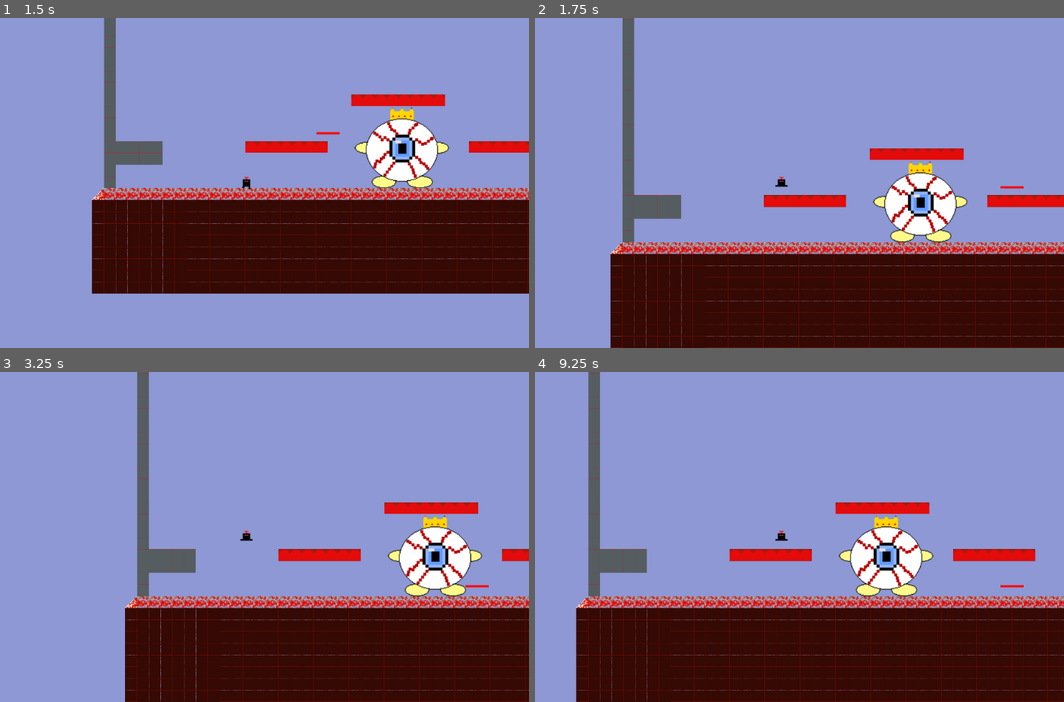
Above: before the commit, frames 1-4 (two rows, left to right).
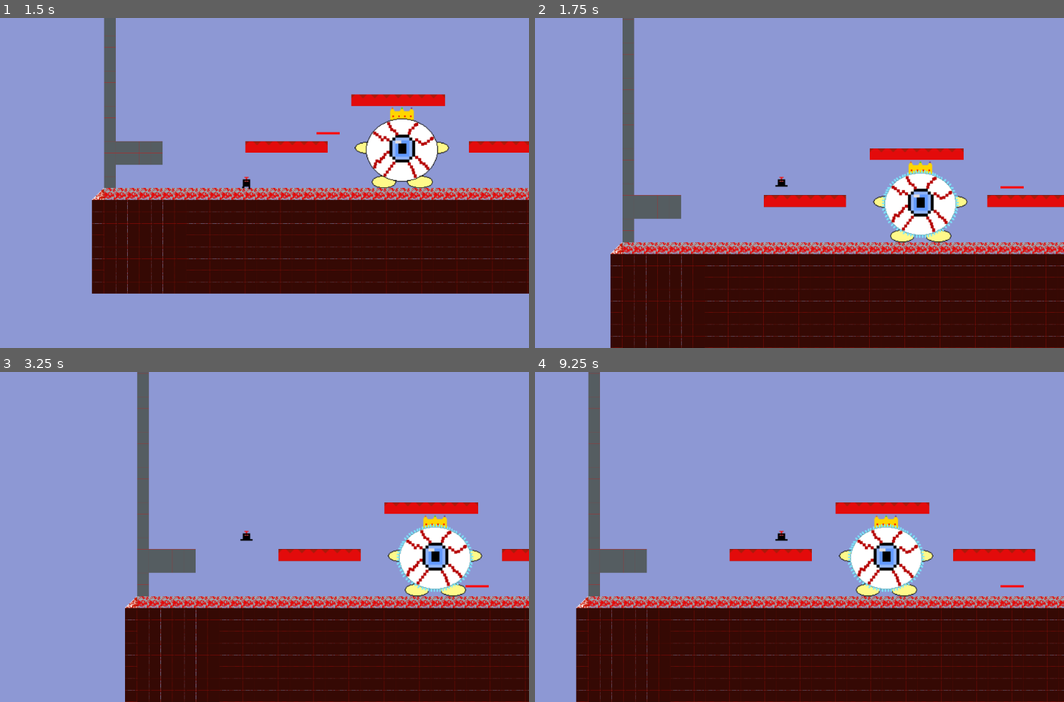
Above: after the commit, the same moments.

Repository: tompasini/Born4Lazers
Game: Godot game, scene res://Worlds/Red World/RedLevel10.tscn
Same seed, same stepped clock (60 frames per second), same inputs: the game is played once before the commit and once after it. This scene is started directly instead of the project's main scene.
Inputs (mouse positions are in pixels of both pictures, inside the frame that each line leads up to):
- Up to frame 1 (1.5 s): tap Enter at 0.5 s; move the mouse to (370, 166) at 0.52 s; hold Shift (run) 0.53-1.28 s; hold D (right) from 0.53 s (still down); tap Space (jump) at 0.77, 1.07 s; move the mouse to (132, 199) at 1.27 s; click (132, 199) at 1.35 s
- Up to frame 2 (1.75 s): keep holding D (right); tap Space (jump) at 1.52 s
- Up to frame 3 (3.25 s): tap Space (jump) at 1.82, 3.02 s; move the mouse to (301, 464) at 2.02 s; release D (right) at 2.03 s; hold A (left) 2.03-2.78 s; hold Shift (run) 2.03-2.78 s; move the mouse to (216, 603) at 2.77 s; hold D (right) from 2.78 s (still down); click (216, 603) at 2.85 s
- Up to frame 4 (9.25 s): tap Space (jump) at 3.32, 3.77, 4.07, 4.52, 4.82, 6.02, 6.32, 6.77, 7.07, 7.52, 7.82, 9.02 s; move the mouse to (952, 586) at 3.52 s; hold Shift (run) 3.53-4.28 s; move the mouse to (614, 487) at 4.27 s; release D (right) at 4.28 s; hold A (left) 4.28-5.03 s; click (614, 487) at 4.35 s; move the mouse to (810, 537) at 5.02 s; hold D (right) 5.03-5.78 s; hold Shift (run) 5.03-5.78 s; move the mouse to (698, 454) at 5.77 s; hold A (left) 5.78-7.28 s; click (698, 454) at 5.85 s; move the mouse to (905, 520) at 6.52 s; hold Shift (run) 6.53-7.28 s; move the mouse to (667, 553) at 7.27 s; hold D (right) from 7.28 s (still down); click (667, 553) at 7.35 s; move the mouse to (836, 464) at 8.02 s; hold Shift (run) 8.03-8.78 s; move the mouse to (751, 603) at 8.77 s; click (751, 603) at 8.85 s

Frame 1 is identical in both runs. In frame 2, 0.3% of the frame differs, in the area x 65-81%, y 45-67%; in frame 3, 0.3%; in frame 4, 0.3%.

Commit message:
flashing hit aura on hit

Diff:
--- a/Bosses/King Eyebes/KingEyebes.tscn
+++ b/Bosses/King Eyebes/KingEyebes.tscn
@@ -2,7 +2,7 @@
 
 [ext_resource path="res://Assets/Bosses/King Eyebes/King Eyebes.png" type="Texture" id=1]
 [ext_resource path="res://Assets/Bosses/King Eyebes/King Eyebes Hit Aura.png" type="Texture" id=2]
-[ext_resource path="res://Bosses/King Eyebes/KingEyebes.gd" type="Script" id=3]
+[ext_resource path="res://Scripts/KingEyebes.gd" type="Script" id=3]
 
 [sub_resource type="SpriteFrames" id=1]
 animations = [ {
@@ -26,7 +26,7 @@
 frames = SubResource( 1 )
 animation = "idle"
 
-[node name="Sprite" type="Sprite" parent="."]
+[node name="HitAura" type="Sprite" parent="."]
 visible = false
 texture = ExtResource( 2 )
 
@@ -38,4 +38,9 @@
 polygon = PoolVector2Array( -17, -29, -28, -23, -37, -15, -44, -5, -48, 5, -48, 16, -45, 28, -39, 37, -32, 44, -19, 51, -9, 53, -5, 54, 7, 54, 17, 52, 28, 46, 38, 38, 45, 27, 48, 17, 48, 6, 47, 0, 40, -11, 31, -21, 16, -28, 7, -30, -6, -30 )
 one_way_collision_margin = 32.0
 
+[node name="HitAuraTimer" type="Timer" parent="."]
+wait_time = 0.5
+one_shot = true
+
 [connection signal="body_entered" from="Body" to="." method="_on_Body_body_entered"]
+[connection signal="timeout" from="HitAuraTimer" to="." method="_on_HitAuraTimer_timeout"]
--- a/Bosses/King Eyebes/KingEyebes.gd
+++ b/Scripts/KingEyebes.gd
@@ -18,7 +18,11 @@
 
 func _on_Body_body_entered(body):
 	if(body.name == 'LZer'):
-		print('we hit here')
 		body.hurt()
 	elif(body.name == 'Laser'):
-		print('hit by laser')
+		$HitAura.visible = true
+		$HitAuraTimer.start()
+
+
+func _on_HitAuraTimer_timeout():
+	$HitAura.visible = false
